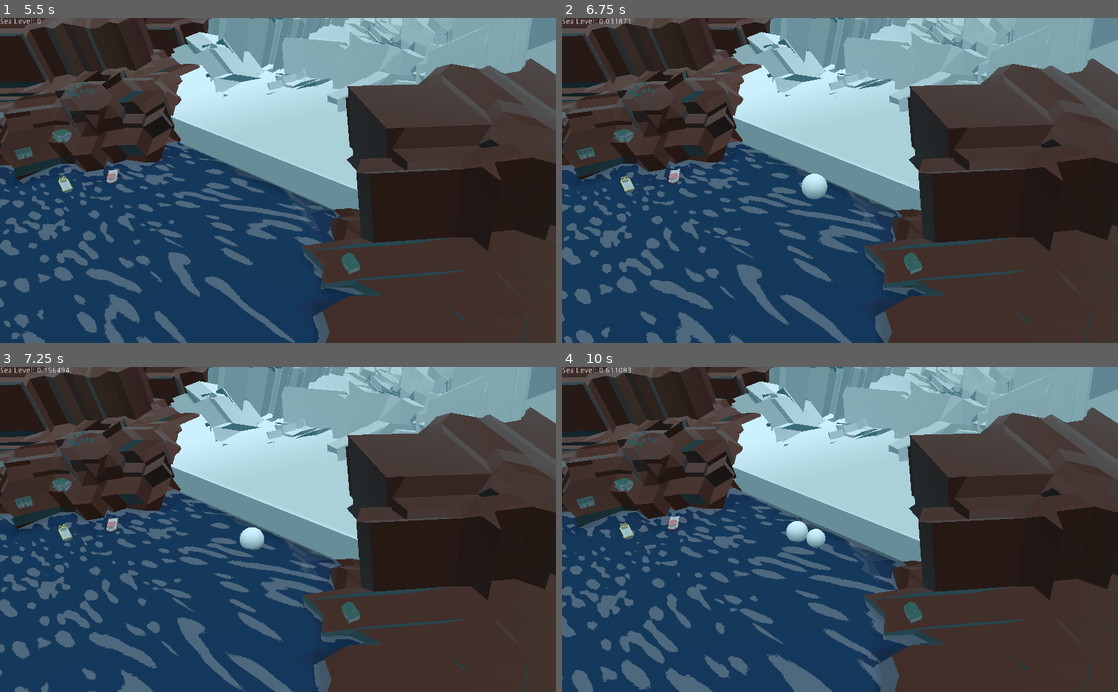
Above: before the commit, frames 1-4 (two rows, left to right).
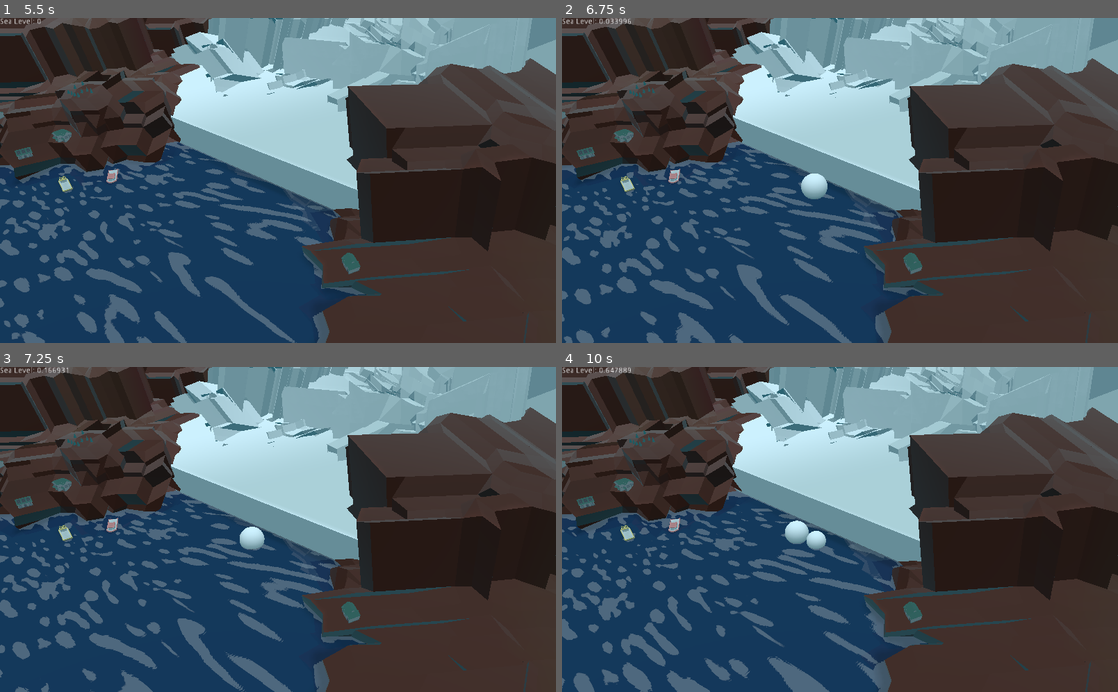
Above: after the commit, the same moments.

Repository: nikolajbaer/ld50
Game: Godot game, scene res://title.tscn
The game is run twice, just before and just after one commit, with the same random seed, the same clock (stepped at 60 frames per second) and the same inputs.
Inputs (mouse positions are in pixels of both pictures, inside the frame that each line leads up to):
- Up to frame 1 (5.5 s): tap Enter at 0.5 s; move the mouse to (400, 164) at 0.52 s; click (400, 164) at 0.67 s; drag from (166, 196) to (250, 245) at 1.27 s; move the mouse to (333, 109) at 2.02 s; click (333, 109) at 2.17 s; drag from (250, 245) to (111, 131) at 2.77 s; move the mouse to (444, 229) at 3.52 s; click (444, 229) at 3.67 s; drag from (111, 131) to (194, 99) at 4.27 s; move the mouse to (305, 180) at 5.02 s; click (305, 180) at 5.17 s
- Up to frame 2 (6.75 s): drag from (756, 99) to (728, 196) at 5.77 s; move the mouse to (962, 164) at 6.52 s; click (962, 164) at 6.67 s
- Up to frame 3 (7.25 s): no input
- Up to frame 4 (10 s): drag from (728, 545) to (812, 594) at 7.27 s; move the mouse to (895, 458) at 8.02 s; click (895, 458) at 8.17 s; drag from (812, 594) to (673, 480) at 8.77 s; move the mouse to (1006, 578) at 9.52 s; click (1006, 578) at 9.67 s

Frame 1 is identical in both runs. In frame 2, 0.3% of the frame differs, in the area x 0-65%, y 0-100%; in frame 3, 1.7%; in frame 4, 5.7%, in the area x 0-67%, y 0-100%.

Commit message:
trying to merge up fadein

Diff:
--- a/Scenes/root.tscn
+++ b/Scenes/root.tscn
@@ -11,7 +11,13 @@
 [ext_resource path="res://Models/Trees/tree_pineSmallA.glb" type="PackedScene" id=12]
 [ext_resource path="res://Models/Trees/tree_pineRoundB.glb" type="PackedScene" id=13]
 
-[sub_resource type="Animation" id=8]
+[sub_resource type="BoxShape" id=3]
+extents = Vector3( 1, 1, 0.977844 )
+
+[sub_resource type="CubeMesh" id=10]
+size = Vector3( 2, 2, 5 )
+
+[sub_resource type="Animation" id=11]
 length = 2.0
 tracks/0/type = "value"
 tracks/0/path = NodePath("../WorldEnvironment:environment")
@@ -32,10 +38,10 @@
 tracks/1/imported = false
 tracks/1/enabled = true
 tracks/1/keys = {
-"times": PoolRealArray( 0 ),
-"transitions": PoolRealArray( 1 ),
-"update": 0,
-"values": [ 0.1 ]
+"times": PoolRealArray( 0, 2 ),
+"transitions": PoolRealArray( 1, 1 ),
+"update": 0,
+"values": [ 8.0, 0.1 ]
 }
 tracks/2/type = "value"
 tracks/2/path = NodePath("../WorldEnvironment:environment:glow_strength")
@@ -44,17 +50,17 @@
 tracks/2/imported = false
 tracks/2/enabled = true
 tracks/2/keys = {
-"times": PoolRealArray( 0 ),
-"transitions": PoolRealArray( 1 ),
-"update": 0,
-"values": [ 0.92 ]
-}
-
-[sub_resource type="Animation" id=9]
+"times": PoolRealArray( 0, 2 ),
+"transitions": PoolRealArray( 1, 1 ),
+"update": 0,
+"values": [ 2.0, 0.92 ]
+}
+
+[sub_resource type="Animation" id=12]
 resource_name = "camera-effects"
 length = 2.0
 tracks/0/type = "value"
-tracks/0/path = NodePath("WorldEnvironment2:environment")
+tracks/0/path = NodePath("WorldEnvironment:environment")
 tracks/0/interp = 1
 tracks/0/loop_wrap = true
 tracks/0/imported = false
@@ -66,7 +72,7 @@
 "values": [  ]
 }
 tracks/1/type = "value"
-tracks/1/path = NodePath("WorldEnvironment2:environment:auto_exposure_scale")
+tracks/1/path = NodePath("WorldEnvironment:environment:auto_exposure_scale")
 tracks/1/interp = 1
 tracks/1/loop_wrap = true
 tracks/1/imported = false
@@ -78,7 +84,7 @@
 "values": [ 2.4, 64.0 ]
 }
 tracks/2/type = "value"
-tracks/2/path = NodePath("WorldEnvironment2:environment")
+tracks/2/path = NodePath("WorldEnvironment:environment")
 tracks/2/interp = 1
 tracks/2/loop_wrap = true
 tracks/2/imported = false
@@ -90,7 +96,7 @@
 "values": [  ]
 }
 tracks/3/type = "value"
-tracks/3/path = NodePath("WorldEnvironment2:environment:glow_bloom")
+tracks/3/path = NodePath("WorldEnvironment:environment:glow_bloom")
 tracks/3/interp = 1
 tracks/3/loop_wrap = true
 tracks/3/imported = false
@@ -102,7 +108,7 @@
 "values": [ 0.89, 0.89 ]
 }
 tracks/4/type = "value"
-tracks/4/path = NodePath("WorldEnvironment2:environment:glow_strength")
+tracks/4/path = NodePath("WorldEnvironment:environment:glow_strength")
 tracks/4/interp = 1
 tracks/4/loop_wrap = true
 tracks/4/imported = false
@@ -114,7 +120,7 @@
 "values": [ 0.6, 0.6 ]
 }
 tracks/5/type = "value"
-tracks/5/path = NodePath("WorldEnvironment2:environment:glow_intensity")
+tracks/5/path = NodePath("WorldEnvironment:environment:glow_intensity")
 tracks/5/interp = 1
 tracks/5/loop_wrap = true
 tracks/5/imported = false
@@ -126,7 +132,7 @@
 "values": [ 0.19, 0.19 ]
 }
 tracks/6/type = "value"
-tracks/6/path = NodePath("WorldEnvironment2:environment:adjustment_saturation")
+tracks/6/path = NodePath("WorldEnvironment:environment:adjustment_saturation")
 tracks/6/interp = 1
 tracks/6/loop_wrap = true
 tracks/6/imported = false
@@ -137,12 +143,6 @@
 "update": 0,
 "values": [ 2.41, 0.01 ]
 }
-
-[sub_resource type="BoxShape" id=3]
-extents = Vector3( 1, 1, 0.977844 )
-
-[sub_resource type="CubeMesh" id=10]
-size = Vector3( 2, 2, 5 )
 
 [node name="root" type="Spatial"]
 transform = Transform( 1, 0, 0, 0, 1, 0, 0, 0, 1, 0, 0, -0.235 )
@@ -168,11 +168,6 @@
 
 [node name="WorldEnvironment" type="WorldEnvironment" parent="."]
 environment = ExtResource( 1 )
-
-[node name="Bloom" type="AnimationPlayer" parent="."]
-root_node = NodePath("../Scene/shore/shore2")
-anims/RESET = SubResource( 8 )
-anims/camera-effects = SubResource( 9 )
 
 [node name="Scene" type="Spatial" parent="."]
 
@@ -291,5 +286,8 @@
 align = 1
 valign = 1
 
-[connection signal="animation_finished" from="Bloom" to="." method="_on_Bloom_animation_finished"]
+[node name="Bloom" type="AnimationPlayer" parent="."]
+anims/RESET = SubResource( 11 )
+anims/camera-effects = SubResource( 12 )
+
 [connection signal="body_entered" from="Scene/Glacier" to="." method="_on_Glacier_body_entered"]
--- a/buoyancy_test.gd
+++ b/buoyancy_test.gd
@@ -32,7 +32,7 @@
 func _physics_process(delta):
 	t += delta
 	for b in get_tree().get_nodes_in_group("snowballs"):
-		if b.global_transform.origin.y <= 0:
+		if b.touching_water():
 			b.melt(delta)
 
 func _snowball_grabbed(snowball):
--- a/game_env.tres
+++ b/game_env.tres
@@ -26,7 +26,7 @@
 fog_height_curve = 63.9999
 tonemap_white = 2.15
 auto_exposure_enabled = true
-auto_exposure_scale = 0.7
+auto_exposure_scale = 2.4
 ss_reflections_fade_in = 0.109806
 ss_reflections_fade_out = 2.14355
 ss_reflections_depth_tolerance = 18.3
@@ -42,13 +42,13 @@
 dof_blur_near_distance = 70.76
 glow_enabled = true
 glow_levels/7 = true
-glow_intensity = 8.0
-glow_strength = 2.0
-glow_bloom = 0.27
+glow_intensity = 0.19
+glow_strength = 0.6
+glow_bloom = 0.89
 glow_blend_mode = 0
 glow_hdr_threshold = 0.71
 glow_hdr_luminance_cap = 2.86
 glow_hdr_scale = 1.95
 adjustment_enabled = true
 adjustment_contrast = 1.35
-adjustment_saturation = 2.45
+adjustment_saturation = 2.41
--- a/root.gd
+++ b/root.gd
@@ -49,13 +49,13 @@
 		b.connect("grabbed",self,"_snowball_grabbed",[b])
 		b.add_to_group("snowballs")
 		add_child(b)
-		b.scale_by(rand_range(1.5,2.75))
+		b.scale_by(rand_range(2,2.75))
 		rate *= rand_range(0.99,1.0)
 	else:
 		t += delta
 	flow_vel += delta * GLOBAL_WARMING
 
-	var water_level = start_sea_level + melt_level
+	var water_level = 0 #start_sea_level + melt_level
 	$Scene/Ocean.translation.y = water_level # TODO Tween
 
 	var release_z = $Scene/Glacier/DropPoint.global_transform.origin.z
